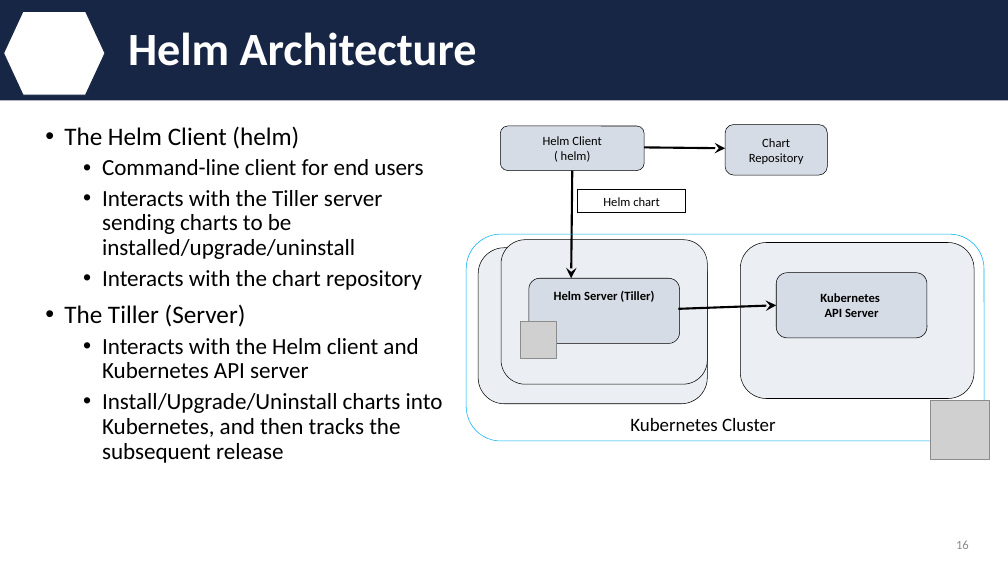
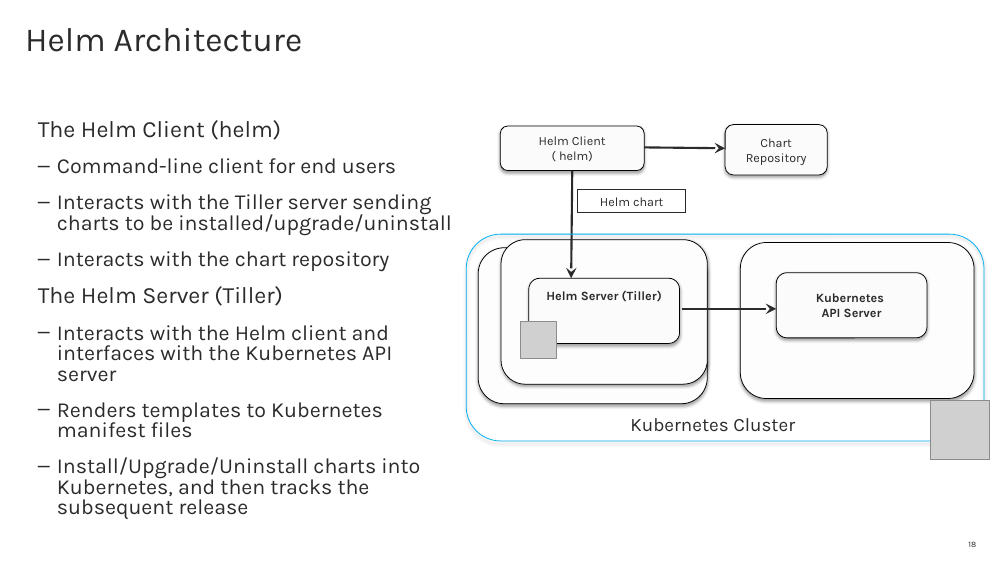
Before and after one commit to IBM/helm101, a slide deck: slide 18 of presentation/Helm.pptx (slide 16 before the commit). Drawn at 1008x567 pixels with LibreOffice and Linux fonts; fonts in the diff are those of the drawing; grey boxes stand for pictures; background and template pictures are left out. Boxes give left, top, right and bottom in pixels: in the first picture for what was removed or moved away, otherwise in the second. Text is boxed around its words. In the diff, an @@ line names an element or a change of style, - is before the commit and + after.

```diff
--- a/presentation/Helm.pptx
+++ b/presentation/Helm.pptx
@@ rectangle removed at <box>0,0,1008,101</box> @@
@@ hexagon removed at <box>4,11,105,95</box> @@
@@ title "Helm Architecture": place and size @@
-title "Helm Architecture" at <box>128,32,477,66</box>
+title "Helm Architecture" at <box>25,28,303,52</box>
@@ title "Helm Architecture" at <box>25,28,303,52</box>: size 44 to 32 pt, font Calibri to Karla, text colour #FFFFFF to #2B2B2B, bold off; vertical alignment middle to top @@
@@ text at <box>38,120,452,519</box>: size 24 to 22.2 pt in "The Helm Client (helm)"; font Calibri to Karla, text colour #000000 to #2B2B2B in "The Helm Client (helm)", "Command-line client for end users", "Interacts with the Tiller server sending charts ...", "Interacts with the chart repository" and 1 more places; size 22 to 20.4 pt in "Command-line client for end users", "Interacts with the Tiller server sending charts ...", "Interacts with the chart repository", "Install/Upgrade/Uninstall charts into Kubernetes, and then t ..."; bullet • to none; line spacing 0.9 to 0.8; more space between paragraphs; bullet • to – @@
@@ arrow (644, 147) - (725, 148): stroke #000000 2 pt to #2B2B2B 2 pt @@
@@ font Calibri to Karla, text colour #000000 to #2B2B2B; fill #D6DCE5 to #FBFBFB; outline #000000 0.5 pt to #000000 0.75 pt; shadow on in 4 elements at <box>777,273,927,338</box>, <box>501,126,644,171</box>, <box>529,278,679,343</box>, <box>725,125,827,175</box> @@
@@ arrow (572, 171) - (572, 278): stroke #000000 2 pt to #2B2B2B 2 pt @@
@@ rectangle "Helm chart" at <box>578,190,686,212</box>: font Calibri to Karla, text colour #000000 to #2B2B2B; fill #FFFFFF to none; outline #000000 0.75 pt to #2B2B2B 0.75 pt @@
@@ rounded rectangle at <box>467,234,985,442</box>: outline #00B0F0 0.5 pt to #00B0F0 0.75 pt; shadow on @@
@@ fill #EBEEF2 to #FDFDFD; outline #000000 0.5 pt to #000000 0.75 pt; shadow on in 3 elements at <box>479,248,708,404</box>, <box>740,243,974,399</box>, <box>501,240,708,384</box> @@
@@ text at <box>38,286,392,438</box>: text changed; size 22 to 20.4 pt; font Calibri to Karla; text colour #000000 to #2B2B2B @@
-• The Tiller (Server)
-  • Interacts with the Helm client and Kubernetes API server
+The Helm Server (Tiller)
+  – Interacts with the Helm client and interfaces with the Kubernetes API server
+  – Renders templates to Kubernetes manifest files
@@ arrow moved from (678, 309) - (777, 306) to (682, 309) - (777, 309) @@
@@ arrow (682, 309) - (777, 309): stroke #000000 2 pt to #2B2B2B 2 pt @@
@@ text "Kubernetes Cluster" at <box>630,418,795,432</box>: font Calibri to Karla, text colour #000000 to #2B2B2B @@
@@ page number at <box>968,541,976,547</box>: text changed; size 12 to 8 pt; font Calibri to Karla; text colour #8C8C8C to #2B2B2B @@
-16
+18
```
Also in this commit, not shown: 40 other slides changed, 9 slides added, 3 slides removed.
